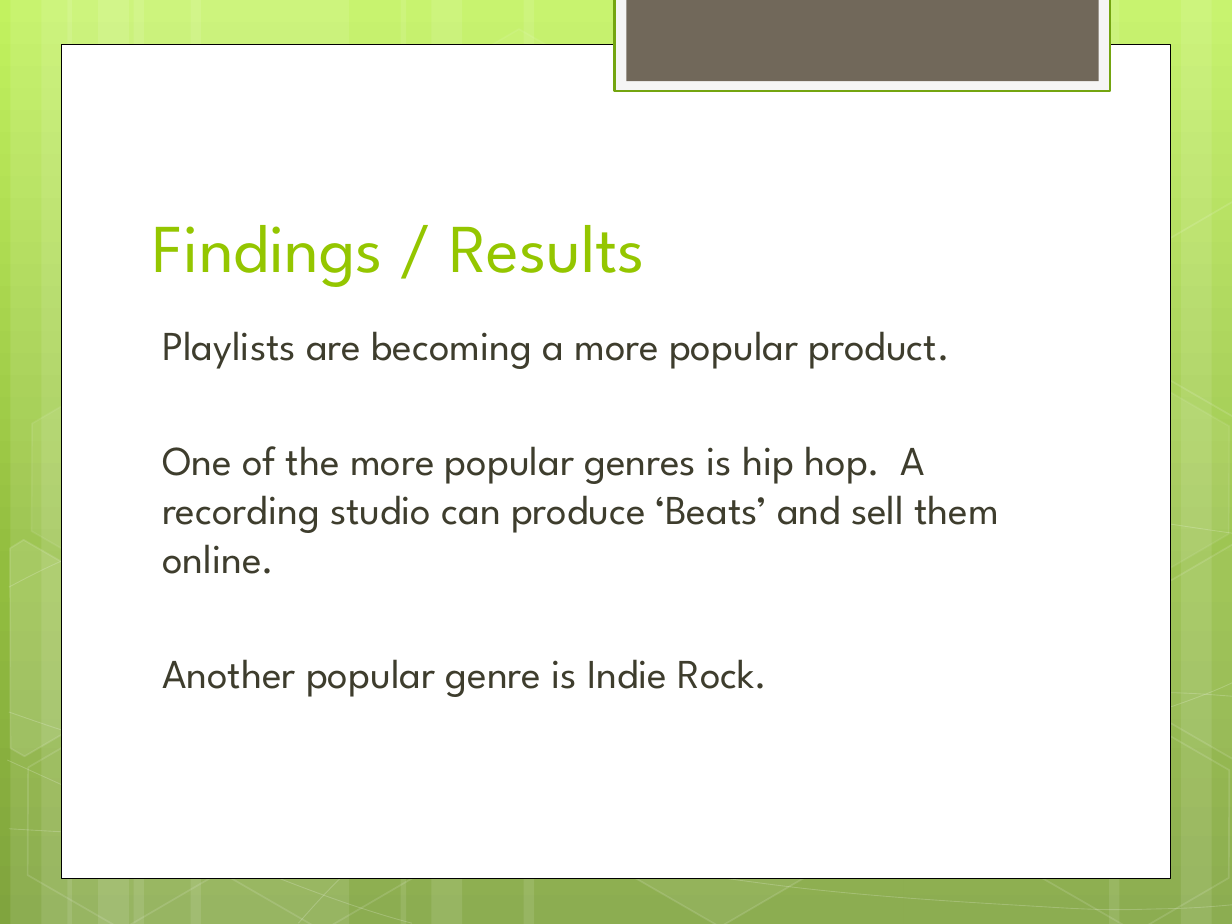
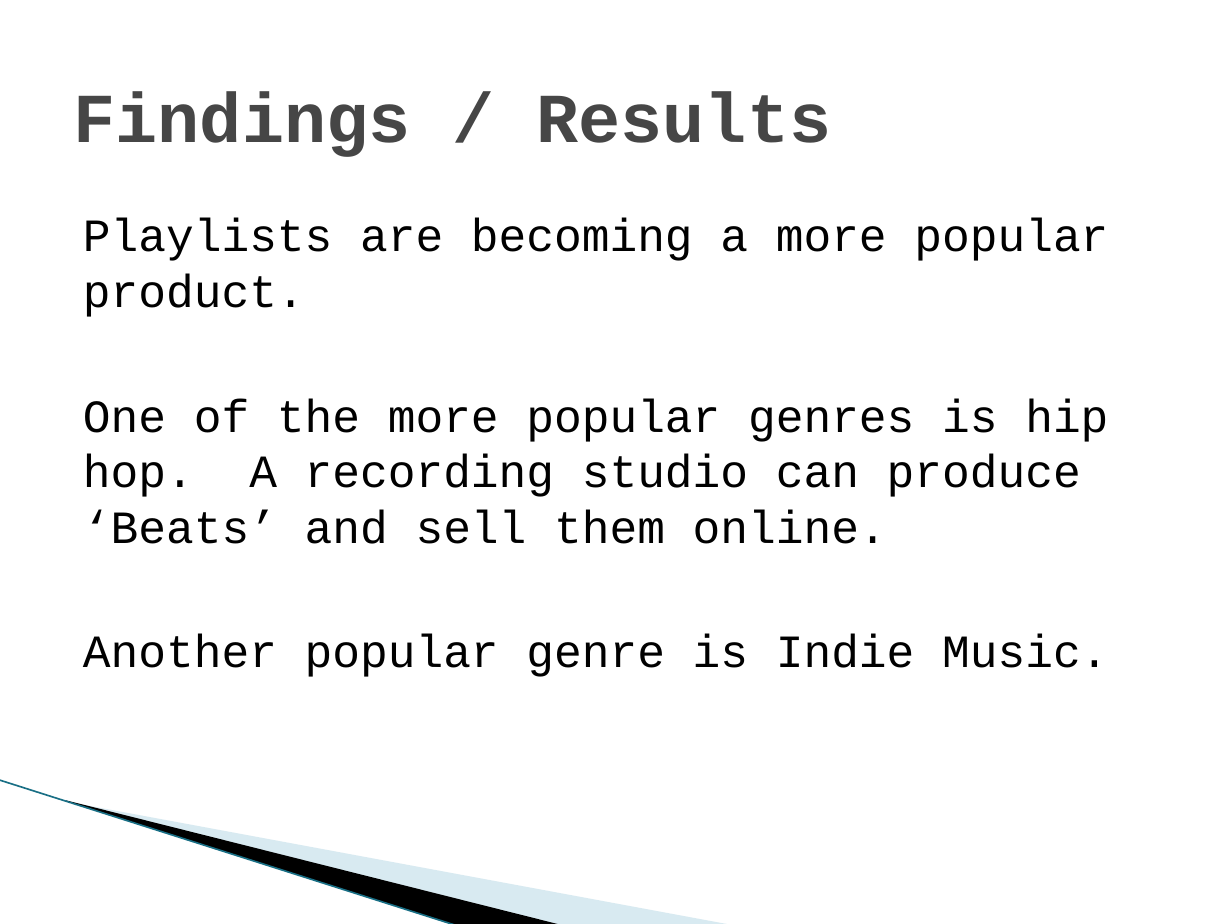
Before and after one commit to dmrod01/musicdistrotrends, a slide deck: slide 17 of Rodriguez_M_Final_Presentation.pptx (slide 5 before the commit). Drawn at 1232x924 pixels with LibreOffice and Linux fonts; fonts in the diff are those of the drawing; background and template pictures are left out. Boxes give left, top, right and bottom in pixels: in the first picture for what was removed or moved away, otherwise in the second. Text is boxed around its words. In the diff, an @@ line names an element or a change of style, - is before the commit and + after.

```diff
--- a/Rodriguez_M_Final_Presentation.pptx
+++ b/Rodriguez_M_Final_Presentation.pptx
@@ background gradient #C3F35F to #93BF3F to #81A53E to #FFFFFF @@
@@ rectangle removed at box(615, 0, 1110, 91) @@
@@ rectangle removed at box(626, 0, 1098, 81) @@
@@ title "Findings / Results": place and size @@
-title "Findings / Results" at box(153, 225, 645, 287)
+title "Findings / Results" at box(74, 91, 832, 157)
@@ title "Findings / Results" at box(74, 91, 832, 157): size 40 to 41 pt, font League Spartan to Courier New, text colour #94C600 to #464646, bold on; vertical alignment bottom to middle @@
@@ rectangle removed at box(62, 44, 1170, 877) @@
@@ group removed at box(0, 0, 1232, 924): 12 rectangles, 8 hexagons, 7 freeform shapes @@
@@ text "Playlists are becoming a more ...": place and size @@
-text "Playlists are becoming a more ..." at box(162, 331, 999, 697)
+text "Playlists are becoming a more ..." at box(83, 218, 1108, 677)
@@ text at box(83, 218, 1108, 544): size 24 to 27 pt, font League Spartan to Courier New, text colour #3E3D2D to #000000 in "Playlists are becoming a more popular product.", "One of the more popular genres is ..." @@
@@ text at box(83, 634, 1108, 677): text changed; size 24 to 27 pt; font League Spartan to Courier New; text colour #3E3D2D to #000000 @@
-Another popular genre is Indie Rock.
+Another popular genre is Indie Music.
@@ line added from (0, 780) to (457, 924), #97C5D8 0.95 pt @@
@@ freeform shape: place and size @@
-freeform shape at box(7, 760, 413, 923)
+freeform shape at box(65, 800, 563, 924)
@@ freeform shape at box(65, 800, 563, 924): fill none to #000000; outline #FFFFFF 0.5 pt to none @@
@@ freeform shape added at box(68, 801, 733, 924), fill #A0CBDC at 40% opacity @@
```
Also in this commit, not shown: 5 other slides changed, 12 slides added.
